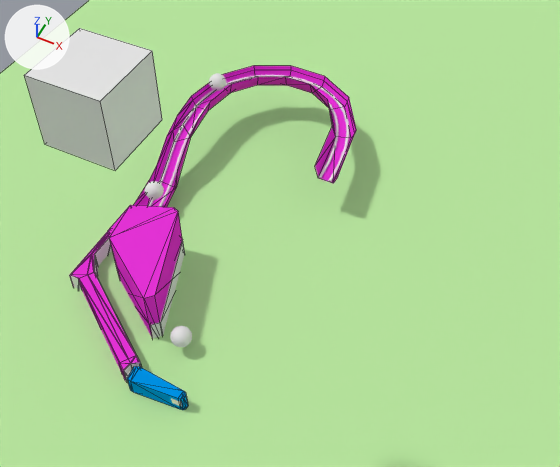
Before and after pictures for a commit that changed the Blender file wire_forms_clean.blend.
Before and after are seen from a 50 mm camera at (8.54, -7.26, 8.33) aimed at (5.89, -1.95, 1.7). Arrows for +X, +Y and +Z are at upper left; the lights stay in place. Mesh edges are drawn as thin lines on the coarser meshes.

The first picture shows 'Cube', 'FLIPPER', 'P__ramp physics alt+c, convert, decimate, apply', 'P_left_inlane', 'Plane', 'ramp visual triangles', 'visual inlane'.
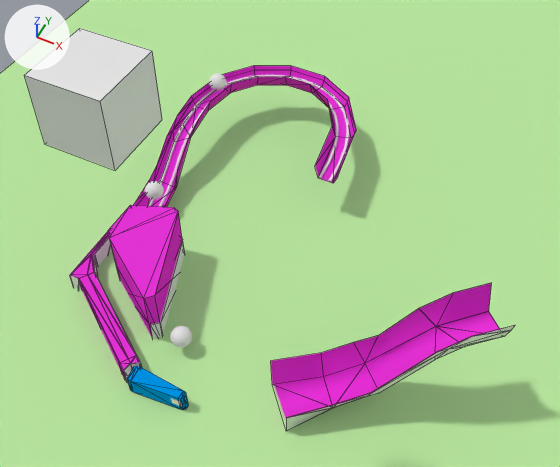
Commit message: Ramp to play with.

Pixel boxes [x1, y1, x2, y2] of what changed, in the pictures (560 x 467 px):
'P_ramp2', added (pink): after [271, 283, 515, 419]
'visual ramp2', added: after [286, 326, 514, 431]

Patch to the scene script:
```diff
--- a/wire_forms_clean.blend.py
+++ b/wire_forms_clean.blend.py
@@ mat_invisble_001 @@
+mat_invisble_001 = diffuse_material('invisble.001')
+mat_invisble_001.base_color = (0.8, 0.0328, 0.689)  # pink #e733d8
@@ me_mesh_003 @@
+me_mesh_003.from_pydata(...)  # 28 vertices, 29 faces; spans x 0.062..0.652, y -1.858..-0.414, z -0.001..0.465
+me_mesh_003.polygons.foreach_set('use_smooth', [True] * 29)
@@ me_mesh_002 @@
+me_mesh_002.from_pydata(...)  # 28 vertices, 29 faces; spans x 0.062..0.652, y -1.858..-0.414, z -0.001..0.465
+me_mesh_002.polygons.foreach_set('use_smooth', [True] * 29)
+me_mesh_002.materials.append(mat_invisble_001)  # pink #e733d8
@@ ob_visual_ramp2 @@
+ob_visual_ramp2 = bpy.data.objects.new('visual ramp2', me_mesh_003)
+ob_visual_ramp2.location = (8.39, -0.55, -0.01)
+ob_visual_ramp2.rotation_euler = (0.0, 0.0, -0.81)  # degrees (0, 0, -46)
+ob_visual_ramp2.scale = (1.71, 1.71, 3.42)
@@ ob_p_ramp2 @@
+ob_p_ramp2 = bpy.data.objects.new('P_ramp2', me_mesh_002)
+ob_p_ramp2.location = (8.39, -0.55, 0.0)
+ob_p_ramp2.rotation_euler = (0.0, 0.0, -0.81)  # degrees (0, 0, -46)
+ob_p_ramp2.scale = (1.71, 1.71, 3.42)
```
